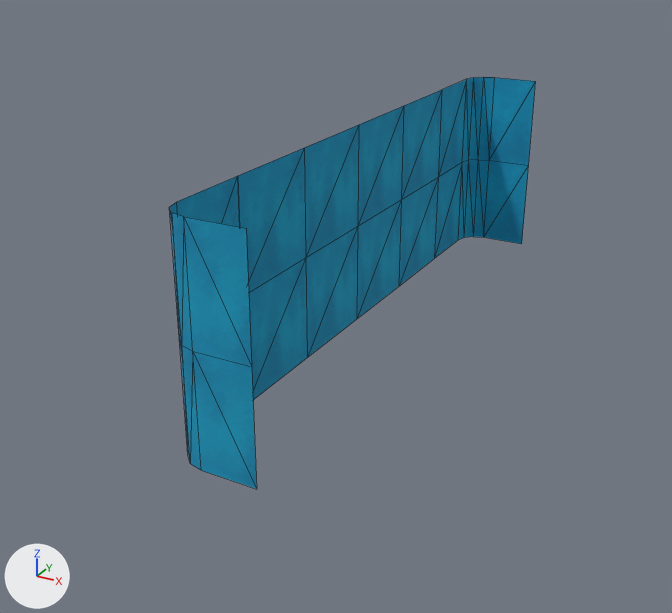
Renders of the glTF model assemblies/Cliff_Cave_Entrance_Waterfall_Wide_Top.glb from each side of a commit.
Both versions are drawn from a camera (50 mm lens) standing at (300.0, -1021.0, 370.0) and looking at (-86.0, -318.0, 18.0). The axes (+X, +Y, +Z) are drawn at lower left. The lights are the same throughout. The older version comes first. Mesh edges are drawn as thin lines. Where no turn or scale is listed for an object, it has been applied to the vertices.

In view in the first picture: 'Water_Waterfall_Mid_Center_1x1.001', 'Water_Waterfall_Mid_Center_1x1.003', 'Water_Waterfall_Mid_Center_1x1.005', 'Water_Waterfall_Mid_Center_1x1.007', 'Water_Waterfall_Mid_Left_1x1.001', 'Water_Waterfall_Mid_Left_1x1.003', 'Water_Waterfall_Mid_Right_1x1.001', 'Water_Waterfall_Mid_Right_1x1.003'.
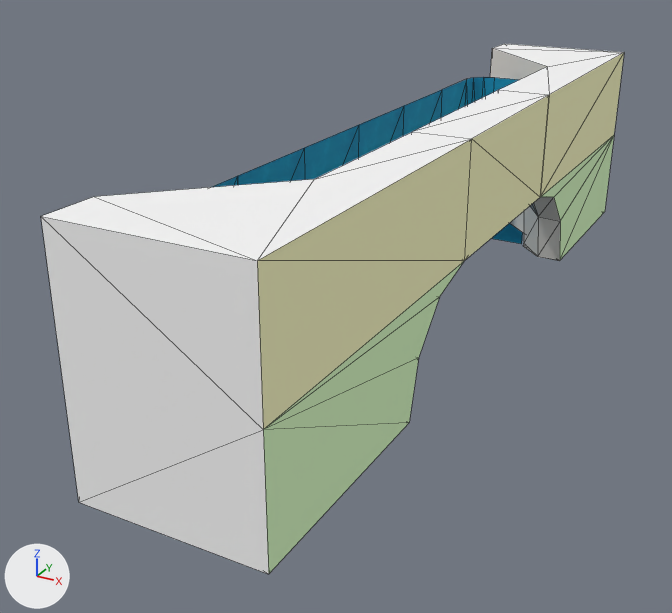
Not drawn themselves, but carrying or shaping drawn objects: ob_rootnode, ob_rootnode_001, ob_rootnode_002, ob_rootnode_003, ob_rootnode_004, ob_rootnode_005, ob_rootnode_006, ob_rootnode_007.

Where the change shows, as pixel boxes (x1, y1, x2, y2) in the pictures (672 x 613 px):
'Cave_Edge_Esse_Top_3x4.003', added
    after: (41, 132, 472, 574)
'Water_Waterfall_Mid_Right_1x1.001', reshaped, moved
    before: (169, 148, 306, 367)
    after: (212, 148, 305, 187)
'Cave_Edge_Esse_Top_3x4.001', added
    after: (490, 44, 624, 261)
'Water_Waterfall_Mid_Right_1x1.003', reshaped, moved (not visible afterwards)
    before: (179, 258, 307, 489)
'Water_Waterfall_Mid_Left_1x1.003', reshaped, moved
    before: (401, 77, 536, 199)
    after: (403, 77, 518, 136)
'Cave_Center_Top_1x1.001', added
    after: (413, 90, 549, 260)
'Water_Waterfall_Mid_Left_1x1.001', reshaped, moved
    before: (399, 160, 529, 286)
    after: (491, 223, 523, 244)
'Water_Waterfall_Mid_Center_1x1.001', reshaped, moved
    before: (304, 125, 359, 257)
    after: (304, 125, 359, 180)
'Water_Waterfall_Mid_Center_1x1.007', reshaped, moved (not visible afterwards)
    before: (306, 226, 358, 358)
'Water_Waterfall_Mid_Center_1x1.003', reshaped, moved
    before: (358, 106, 404, 226)
    after: (358, 106, 404, 158)
'Water_Waterfall_Mid_Center_1x1.005', reshaped, moved (not visible afterwards)
    before: (357, 200, 401, 319)

The change, as a list of edits to the scene's bpy script:
```text
Add me_object2_011:
    me_object2_011.from_pydata([(0.0, 100.0, 26.0), (0.0, 100.0, 100.0), (50.0, 100.0, 100.0), (0.0, -100.0, 26.0), (25.0, -100.0, 1.0), (50.0, -100.0, 0.0), (0.0, -100.0, 100.0), (50.0, -100.0, 100.0), (50.0, 100.0, 0.0), (25.0, 100.0, 1.0)], [], [(0, 1, 2), (3, 4, 5), (2, 6, 7), (2, 8, 0), (8, 9, 0), (5, 7, 3), (7, 6, 3), (2, 1, 6), (9, 5, 4), (1, 3, 6), (0, 4, 3), (9, 8, 5), (1, 0, 3), (0, 9, 4), (8, 7, 5), (8, 2, 7)])
    for i in [*range(8, 14)]: me_object2_011.polygons[i].material_index = 1
    for i in [14, 15]: me_object2_011.polygons[i].material_index = 2
    me_object2_011.materials.append(mat_hidden)  # white #f8f8f8
    me_object2_011.materials.append(mat_cliff_face)  # light grey #e0ddd7
    me_object2_011.materials.append(mat_hidden_yellow)  # beige #fcfbc8
Change ob_rootnode:
    ob_rootnode.parent: ob_water_waterfall_mid_center_1x1 -> ob_cave_edge_esse_top_3x4
Change ob_water_waterfall_mid_center_1x1_001:
    ob_water_waterfall_mid_center_1x1_001.parent: ob_rootnode -> ob_rootnode_001
Change ob_rootnode_001:
    ob_rootnode_001.parent: ob_water_waterfall_mid_center_1x1_002 -> ob_water_waterfall_mid_center_1x1
Change ob_water_waterfall_mid_center_1x1_003:
    ob_water_waterfall_mid_center_1x1_003.parent: ob_rootnode_001 -> ob_rootnode_003
Change ob_rootnode_002:
    ob_rootnode_002.parent: ob_water_waterfall_mid_right_1x1 -> ob_cave_center_top_1x1
Change ob_water_waterfall_mid_right_1x1_001:
    ob_water_waterfall_mid_right_1x1_001.parent: ob_rootnode_002 -> ob_rootnode_004
Change ob_rootnode_003:
    ob_rootnode_003.parent: ob_water_waterfall_mid_center_1x1_004 -> ob_water_waterfall_mid_center_1x1_002
Change ob_water_waterfall_mid_center_1x1_005:
    ob_water_waterfall_mid_center_1x1_005.parent: ob_rootnode_003 -> ob_rootnode_005
Change ob_rootnode_004:
    ob_rootnode_004.parent: ob_water_waterfall_mid_right_1x1_002 -> ob_water_waterfall_mid_right_1x1
Change ob_water_waterfall_mid_right_1x1_003:
    ob_water_waterfall_mid_right_1x1_003.parent: ob_rootnode_004 -> ob_rootnode_006
Change ob_rootnode_005:
    ob_rootnode_005.parent: ob_water_waterfall_mid_center_1x1_006 -> ob_water_waterfall_mid_center_1x1_004
Change ob_water_waterfall_mid_center_1x1_007:
    ob_water_waterfall_mid_center_1x1_007.parent: ob_rootnode_005 -> ob_rootnode_007
Change ob_rootnode_006:
    ob_rootnode_006.parent: ob_water_waterfall_mid_left_1x1 -> ob_water_waterfall_mid_right_1x1_002
Change ob_water_waterfall_mid_left_1x1_001:
    ob_water_waterfall_mid_left_1x1_001.parent: ob_rootnode_006 -> ob_rootnode_008
Change ob_rootnode_007:
    ob_rootnode_007.parent: ob_water_waterfall_mid_left_1x1_002 -> ob_water_waterfall_mid_center_1x1_006
Change ob_water_waterfall_mid_left_1x1_003:
    ob_water_waterfall_mid_left_1x1_003.parent: ob_rootnode_007 -> ob_rootnode_010
Add ob_rootnode_010:
    ob_rootnode_010 = bpy.data.objects.new('RootNode.010', None)
    ob_rootnode_010.parent = ob_water_waterfall_mid_left_1x1_002
    ob_rootnode_010.location = (0.0, 0.0, 0.0)
Add ob_rootnode_008:
    ob_rootnode_008 = bpy.data.objects.new('RootNode.008', None)
    ob_rootnode_008.parent = ob_water_waterfall_mid_left_1x1
    ob_rootnode_008.location = (0.0, 0.0, 0.0)
Add ob_cave_center_top_1x1:
    ob_cave_center_top_1x1 = bpy.data.objects.new('Cave_Center_Top_1x1', None)
    ob_cave_center_top_1x1.location = (0.0, -250.0, 100.0)
    ob_cave_center_top_1x1.scale = (1.0, 2.0, 1.0)
Add ob_cave_edge_esse_top_3x4:
    ob_cave_edge_esse_top_3x4 = bpy.data.objects.new('Cave_Edge_Esse_Top_3x4', None)
    ob_cave_edge_esse_top_3x4.location = (0.0, 0.0, 0.0)
Add ob_cave_edge_esse_top_3x4_003:
    ob_cave_edge_esse_top_3x4_003 = bpy.data.objects.new('Cave_Edge_Esse_Top_3x4.003', me_object6_006)  # 26 vertices, 48 faces; spans x -1.0..0.5, y -2.0..0.0, z -1.5..1.5; in mat_cliff_face (light grey #e0ddd7), mat_hidden (white #f8f8f8), mat_hidden_yellow (beige #fcfbc8), mat_hidden_green (green #dcfdc8)
    ob_cave_edge_esse_top_3x4_003.parent = ob_rootnode_009
    ob_cave_edge_esse_top_3x4_003.location = (0.0, 0.0, 0.0)
    ob_cave_edge_esse_top_3x4_003.rotation_euler = (-1.571, 0.0, 0.0)  # degrees (-90, 0, 0)
    ob_cave_edge_esse_top_3x4_003.scale = (100.0, 100.0, 100.0)
Add ob_rootnode_009:
    ob_rootnode_009 = bpy.data.objects.new('RootNode.009', None)
    ob_rootnode_009.parent = ob_cave_edge_esse_top_3x4_002
    ob_rootnode_009.location = (0.0, 0.0, 0.0)
Add ob_cave_edge_esse_top_3x4_002:
    ob_cave_edge_esse_top_3x4_002 = bpy.data.objects.new('Cave_Edge_Esse_Top_3x4.002', None)
    ob_cave_edge_esse_top_3x4_002.location = (0.0, -500.0, 0.0)
    ob_cave_edge_esse_top_3x4_002.rotation_euler = (0.0, 0.0, 3.142)  # degrees (0, 0, 180)
    ob_cave_edge_esse_top_3x4_002.scale = (-1.0, 1.0, 1.0)
Add ob_cave_center_top_1x1_001:
    ob_cave_center_top_1x1_001 = bpy.data.objects.new('Cave_Center_Top_1x1.001', me_object2_011)
    ob_cave_center_top_1x1_001.location = (0.0, -250.0, 100.0)
Add ob_cave_edge_esse_top_3x4_001:
    ob_cave_edge_esse_top_3x4_001 = bpy.data.objects.new('Cave_Edge_Esse_Top_3x4.001', me_object6_006)  # 26 vertices, 48 faces; spans x -1.0..0.5, y -2.0..0.0, z -1.5..1.5; in mat_cliff_face (light grey #e0ddd7), mat_hidden (white #f8f8f8), mat_hidden_yellow (beige #fcfbc8), mat_hidden_green (green #dcfdc8)
    ob_cave_edge_esse_top_3x4_001.parent = ob_rootnode
    ob_cave_edge_esse_top_3x4_001.location = (0.0, 0.0, 0.0)
    ob_cave_edge_esse_top_3x4_001.rotation_euler = (-1.571, 0.0, 0.0)  # degrees (-90, 0, 0)
    ob_cave_edge_esse_top_3x4_001.scale = (100.0, 100.0, 100.0)
```
